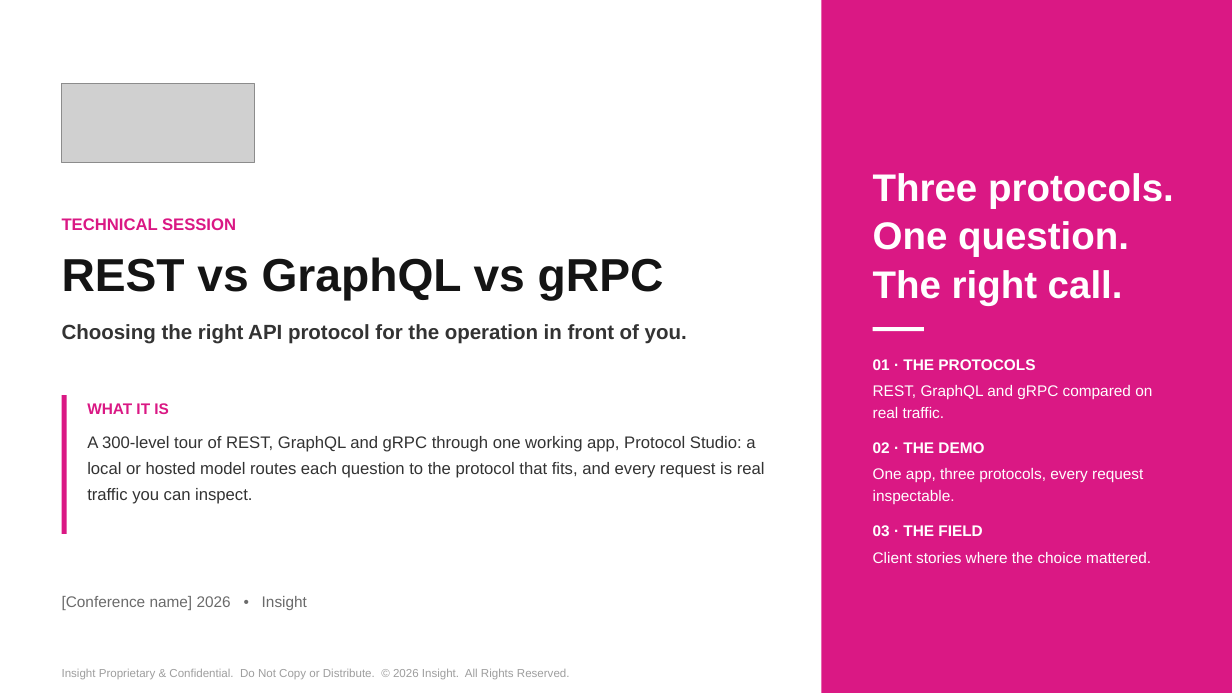
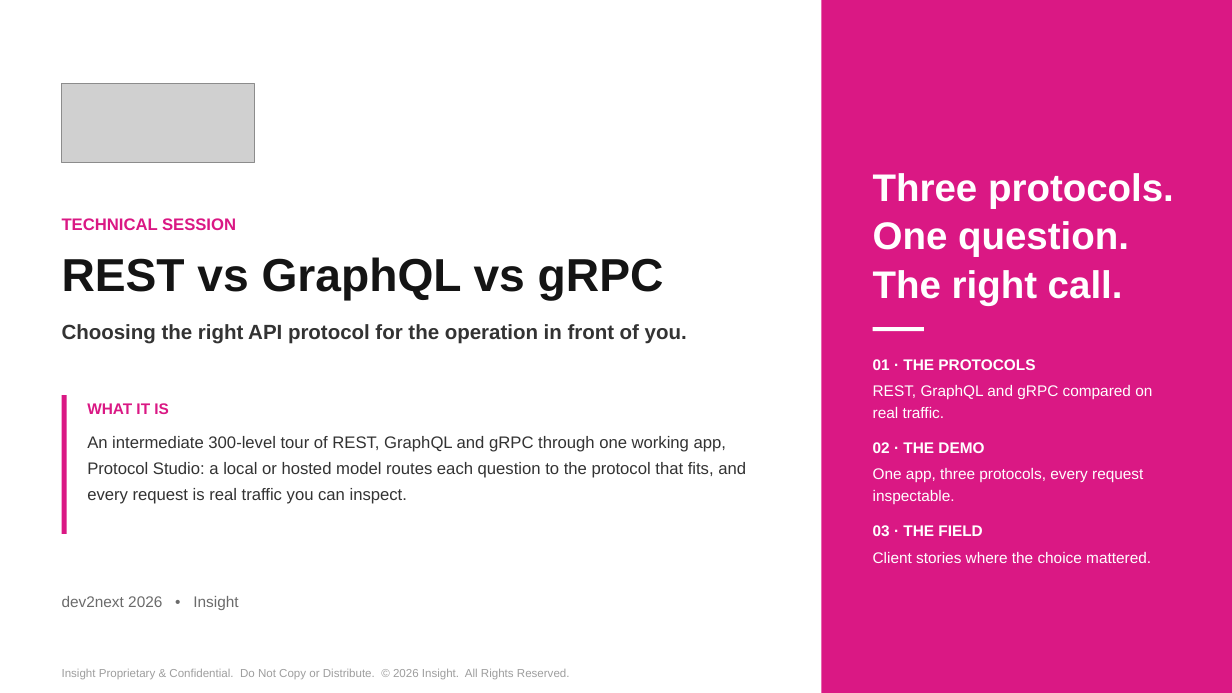
Before and after one commit to spietrek-insight/rest-graphql-grpc-ai-routing, a slide deck: slide 1 of presentation/rest-graphql-grpc-ai-routing-v4.pptx. Drawn at 1232x693 pixels with LibreOffice and Linux fonts; fonts in the diff are those of the drawing; grey boxes stand for pictures. Boxes give left, top, right and bottom in pixels: in the first picture for what was removed or moved away, otherwise in the second. Text is boxed around its words. In the diff, an @@ line names an element or a change of style, - is before the commit and + after.

Commit message:
resolve bug with requests and update documentation

```diff
--- a/presentation/rest-graphql-grpc-ai-routing-v4.pptx
+++ b/presentation/rest-graphql-grpc-ai-routing-v4.pptx
@@ text at (87, 436, 746, 504): text changed @@
-A 300-level tour of REST, GraphQL and gRPC through one working app, Protocol Studio: a local or hosted model routes each question to the protocol that fits, and every request is real traffic you can inspect.
+An intermediate 300-level tour of REST, GraphQL and gRPC through one working app, Protocol Studio: a local or hosted model routes each question to the protocol that fits, and every request is real traffic you can inspect.
@@ text at (62, 596, 238, 610): text changed @@
-[Conference name] 2026 • Insight
+dev2next 2026 • Insight
```
Also in this commit, not shown: 1 other slide changed, 26 other files.
